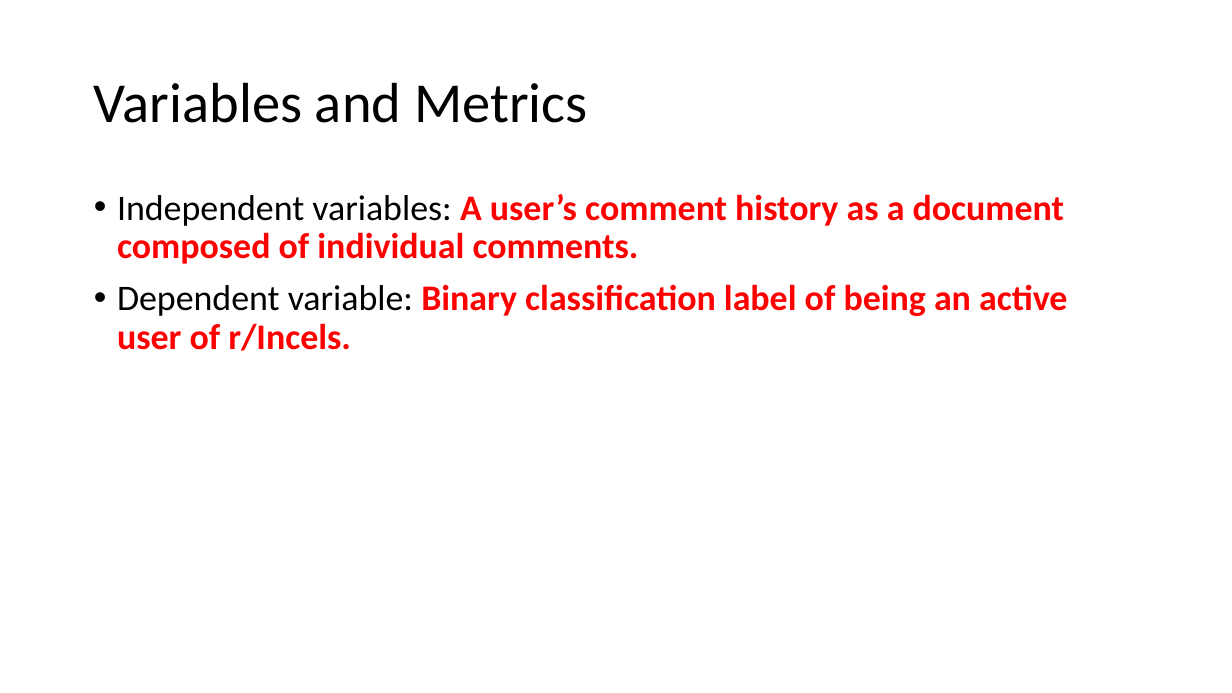
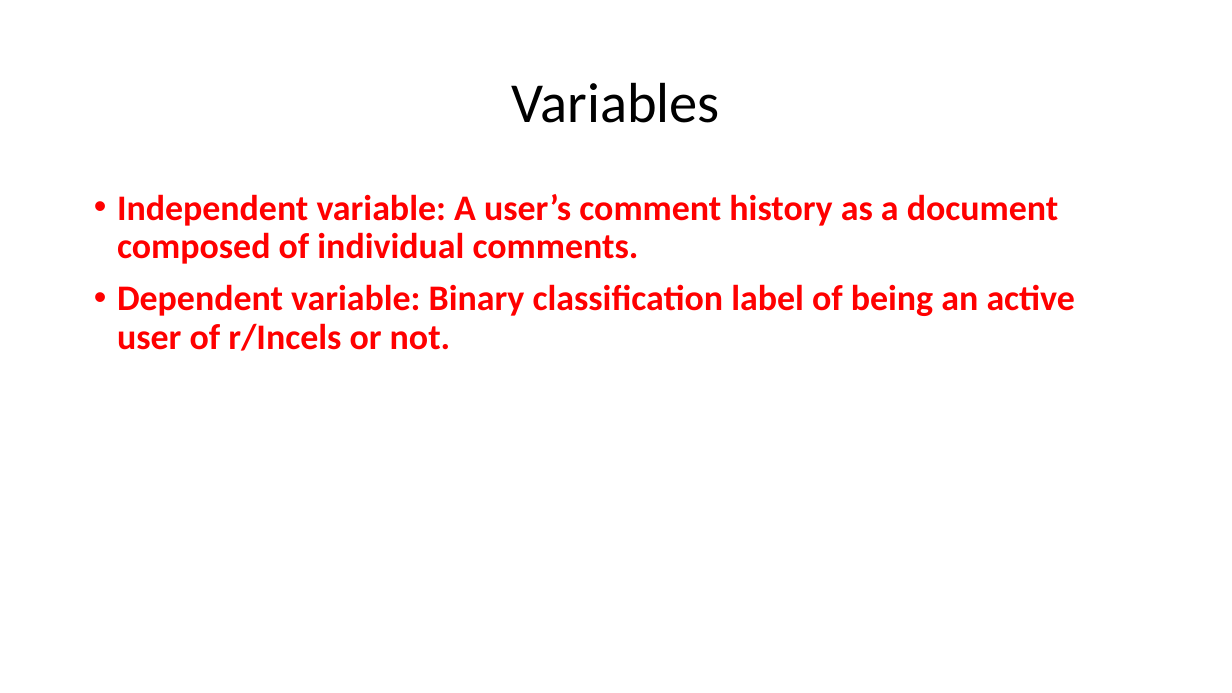
Before and after one commit to Spyrix/RedditUserClassification, a slide deck: slide 4 of Project_Presentation.pptx (slide 5 before the commit). Drawn at 1232x693 pixels with LibreOffice and Linux fonts; fonts in the diff are those of the drawing. Boxes give left, top, right and bottom in pixels: in the first picture for what was removed or moved away, otherwise in the second. Text is boxed around its words. In the diff, an @@ line names an element or a change of style, - is before the commit and + after.

```diff
--- a/Project_Presentation.pptx
+++ b/Project_Presentation.pptx
@@ title at (512,82,720,123): text changed @@
-Variables and Metrics
+Variables
@@ text at (117,194,1075,351): text changed @@
-• Independent variables: A user’s comment history as a document composed of individual comments.
-• Dependent variable: Binary classification label of being an active user of r/Incels.
+• Independent variable: A user’s comment history as a document composed of individual comments.
+• Dependent variable: Binary classification label of being an active user of r/Incels or not.
```
Also in this commit, not shown: 9 other slides changed, 6 slides added, 4 slides removed, 3 other files.
